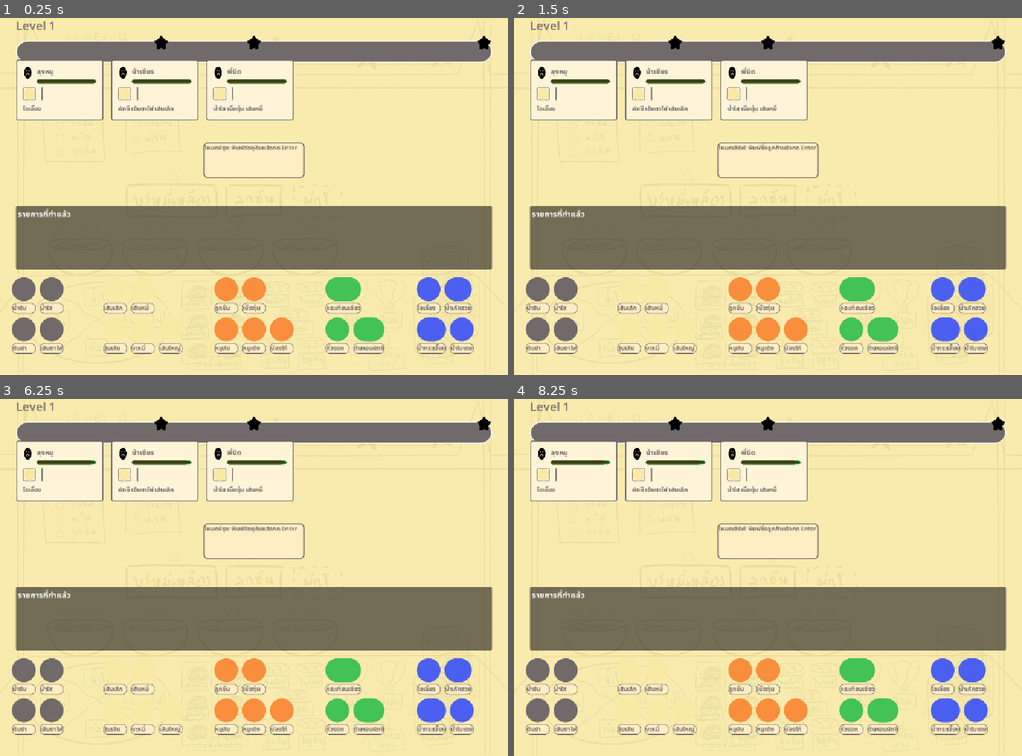
Above: before the commit, frames 1-4 (two rows, left to right).
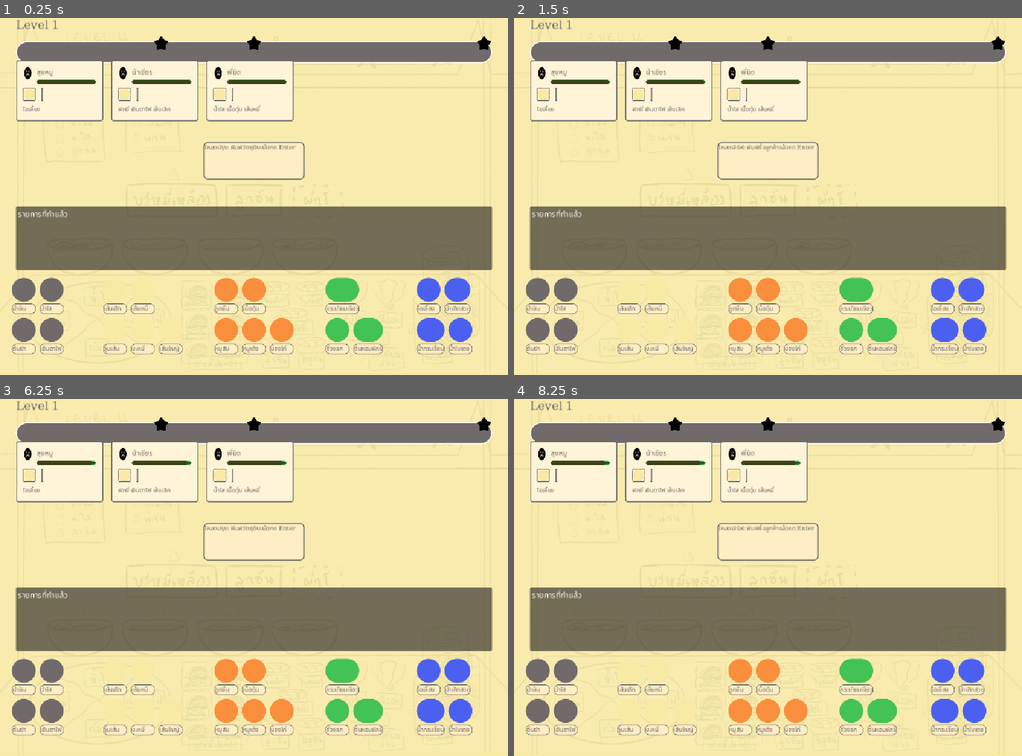
Above: after the commit, the same moments.

Repository: pcpaugust/video-game
Game: Godot game, scene res://scenes/main/Cooking.tscn
The game is run twice, just before and just after one commit, with the same random seed, the same clock (stepped at 60 frames per second) and the same inputs.
Inputs:
- Up to frame 1 (0.25 s): no input
- Up to frame 2 (1.5 s): tap Enter at 0.5, 0.6 s; tap Space at 1.25 s; tap Tab at 1.35 s
- Up to frame 3 (6.25 s): tap Enter at 2, 3.5, 3.6 s; tap Backspace at 2.1, 5.1 s; tap Space at 2.75, 4.25 s; tap Keypad Enter at 2.85, 5.85 s; tap Tab at 4.35 s
- Up to frame 4 (8.25 s): tap Enter at 6.6 s; tap Tab at 7.35 s; tap Backspace at 8.1 s

The runs differ from the first frame. In frame 1, 4.8% of the frame differs, in the area x 2-97%, y 0-95%; in frame 2, 4.8%; in frame 3, 4.8%; in frame 4, 4.8%.

Commit message:
fix thia theme

Diff:
--- /dev/null
+++ b/assets/themes/thai_ui_theme.tres
@@ -0,0 +1,7 @@
+[gd_resource type="Theme" load_steps=2 format=3]
+
+[ext_resource type="FontFile" path="res://assets/fonts/NotoSansThai-Regular.ttf" id="1_thai_font"]
+
+[resource]
+default_font = ExtResource("1_thai_font")
+default_font_size = 16
--- a/scenes/main/Cooking.tscn
+++ b/scenes/main/Cooking.tscn
@@ -7,7 +7,7 @@
 [ext_resource type="PackedScene" uid="uid://cdkr12srcscr8" path="res://scenes/ui/IngredientTable.tscn" id="4_4vgtb"]
 [ext_resource type="PackedScene" uid="uid://bn2itsdp6foer" path="res://scenes/ui/DishContainer.tscn" id="4_xdmyo"]
 [ext_resource type="Texture2D" uid="uid://cgy3p5jojrnir" path="res://assets/figma/bg.png" id="5_bg"]
-[ext_resource type="FontFile" path="res://assets/fonts/NotoSansThai-Regular.ttf" id="6_thai_font"]
+[ext_resource type="Theme" path="res://assets/themes/thai_ui_theme.tres" id="7_thai_theme"]
 
 [sub_resource type="StyleBoxFlat" id="StyleBoxFlat_ijlok"]
 bg_color = Color(0.972549, 0.9137255, 0.6431373, 1)
@@ -26,7 +26,7 @@
 offset_right = 0.0
 offset_bottom = 0.0
 theme_override_styles/panel = SubResource("StyleBoxFlat_ijlok")
-theme_override_fonts/font = ExtResource("6_thai_font")
+theme = ExtResource("7_thai_theme")
 
 [node name="Background" type="TextureRect" parent="CanvasLayer/PanelContainer" unique_id=2108137782]
 modulate = Color(1, 1, 1, 0.1)
